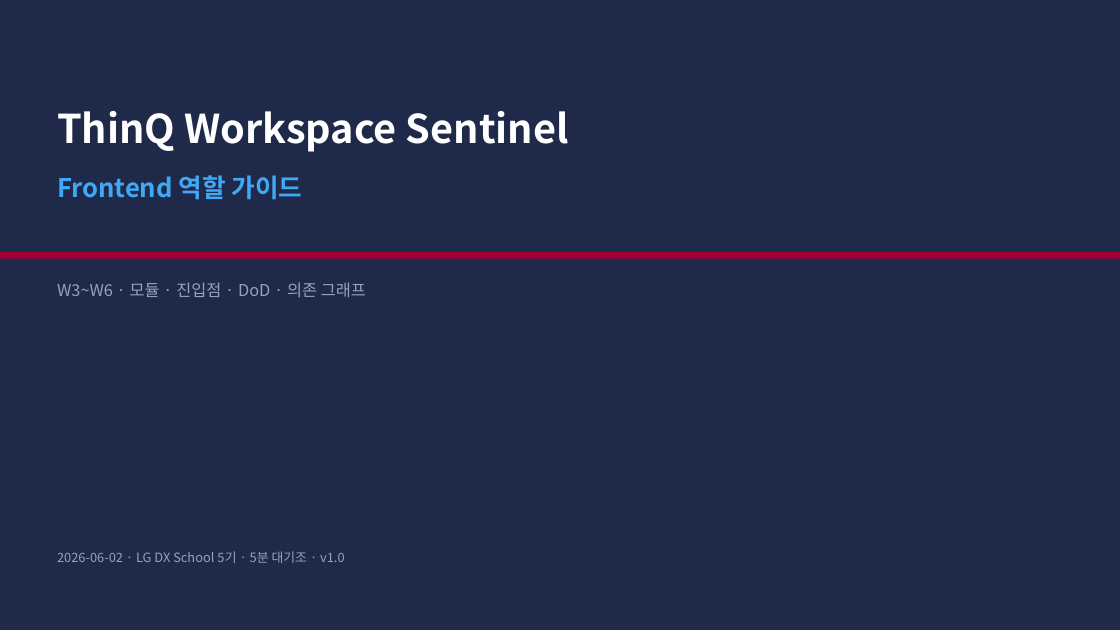
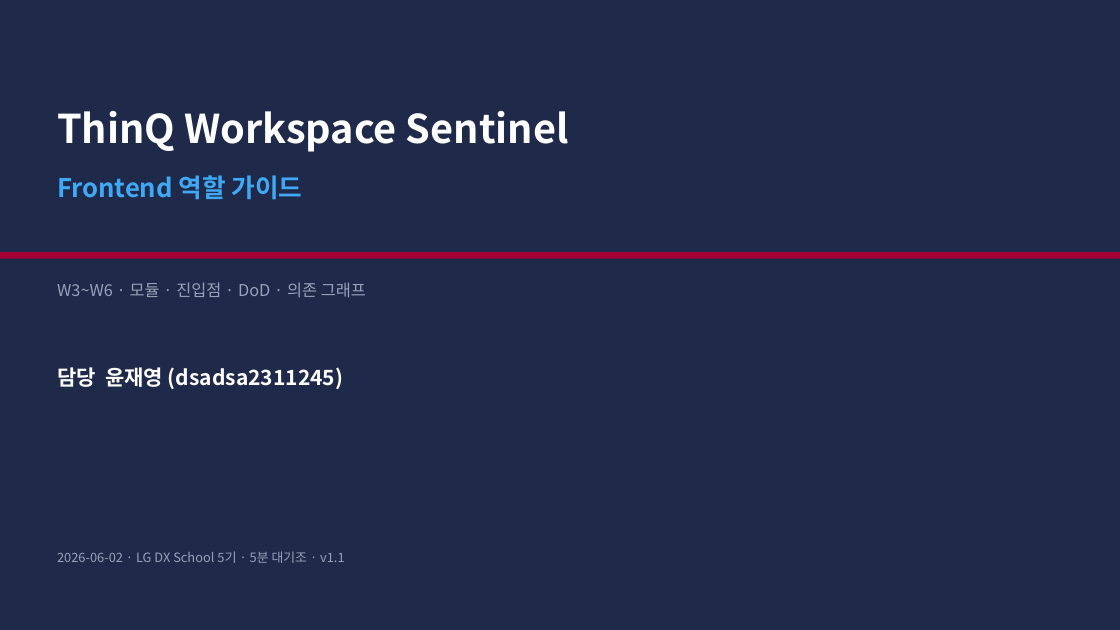
Before and after one commit to zln02/thinq-workspace-sentinel, a slide deck: slide 1 of docs/roles/Role_Frontend.pptx. Drawn at 1120x630 pixels with LibreOffice and Linux fonts; fonts in the diff are those of the drawing. Boxes give left, top, right and bottom in pixels: in the first picture for what was removed or moved away, otherwise in the second. Text is boxed around its words. In the diff, an @@ line names an element or a change of style, - is before the commit and + after.

```diff
--- a/docs/roles/Role_Frontend.pptx
+++ b/docs/roles/Role_Frontend.pptx
@@ text added at (x1=57, y1=367, x2=343, y2=389), 18 pt, text #FFFFFF, bold @@
+담당 윤재영 (dsadsa2311245)
@@ text at (x1=57, y1=551, x2=345, y2=563): text changed @@
-2026-06-02 · LG DX School 5기 · 5분 대기조 · v1.0
+2026-06-02 · LG DX School 5기 · 5분 대기조 · v1.1
```
Also in this commit, not shown: 7 other files.
